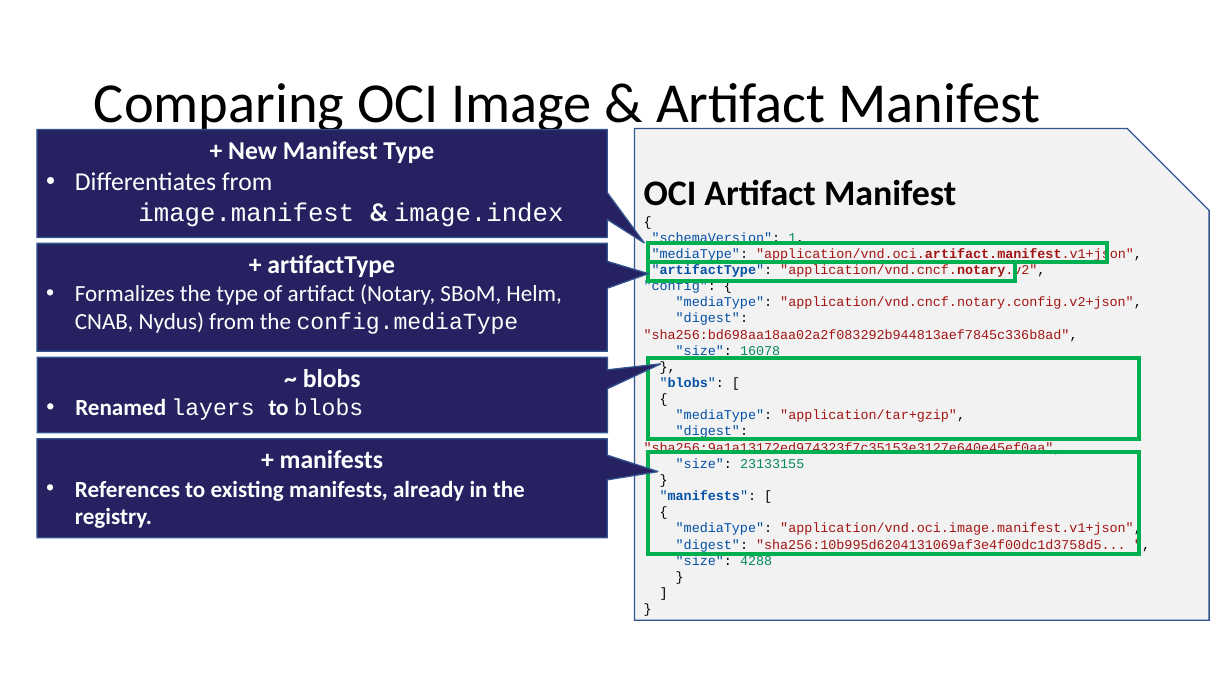
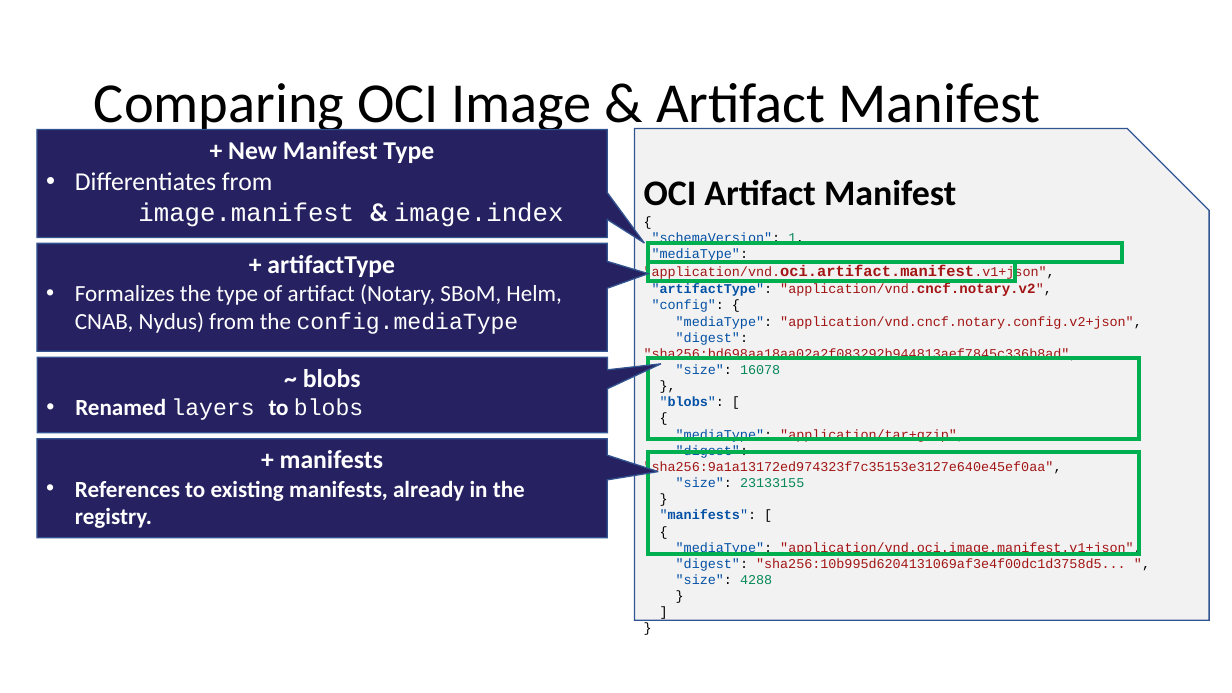
Before and after one commit to SteveLasker/Presentations, a slide deck: slide 19 of oci-artifacts/RedHatContainerPlumbingDay-OCI-Artifact-ReferenceTypes.pptx. Drawn at 1232x693 pixels with LibreOffice and Linux fonts; fonts in the diff are those of the drawing; background and template pictures are left out. Boxes give left, top, right and bottom in pixels: in the first picture for what was removed or moved away, otherwise in the second. Text is boxed around its words. In the diff, an @@ line names an element or a change of style, - is before the commit and + after.

Commit message:
OCI Artifacts: final Container Plumbing Day deck

```diff
--- a/oci-artifacts/RedHatContainerPlumbingDay-OCI-Artifact-ReferenceTypes.pptx
+++ b/oci-artifacts/RedHatContainerPlumbingDay-OCI-Artifact-ReferenceTypes.pptx
@@ text in snip rect at [644, 248, 1054, 296]: size 10.5 to 12 pt in ""application/vnd.oci.artifact.manifest.v1+json","; bold on in ""application/vnd.oci.artifact.manifest.v1+json",", ""application/vnd.cncf.notary.v2","; size 10.5 to 11 pt in ""application/vnd.cncf.notary.v2"," @@
@@ rectangle: place and size @@
-rectangle at [648, 243, 1107, 262]
+rectangle at [648, 243, 1123, 262]
```
Also in this commit, not shown: 5 other slides changed.
